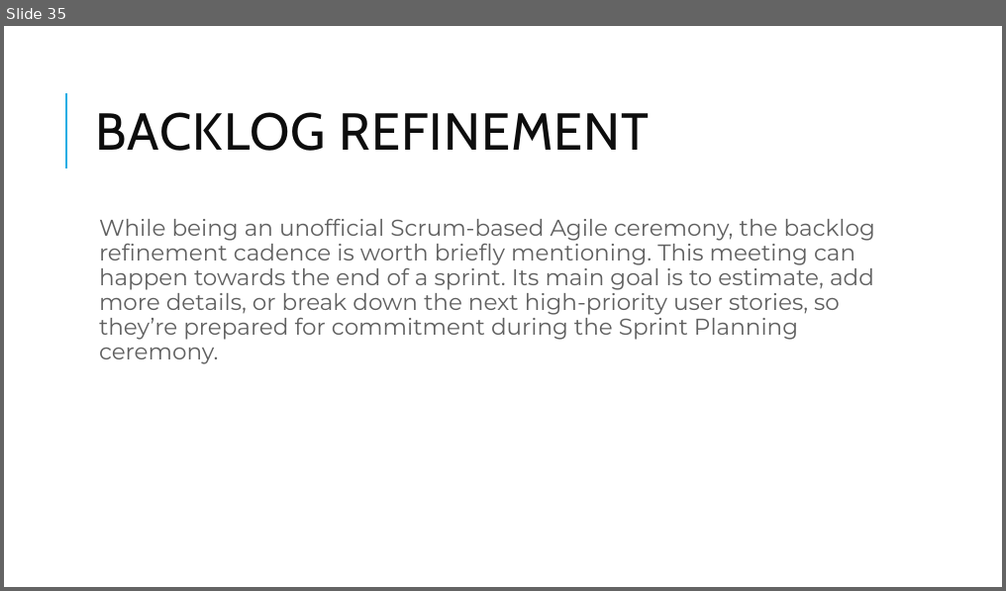
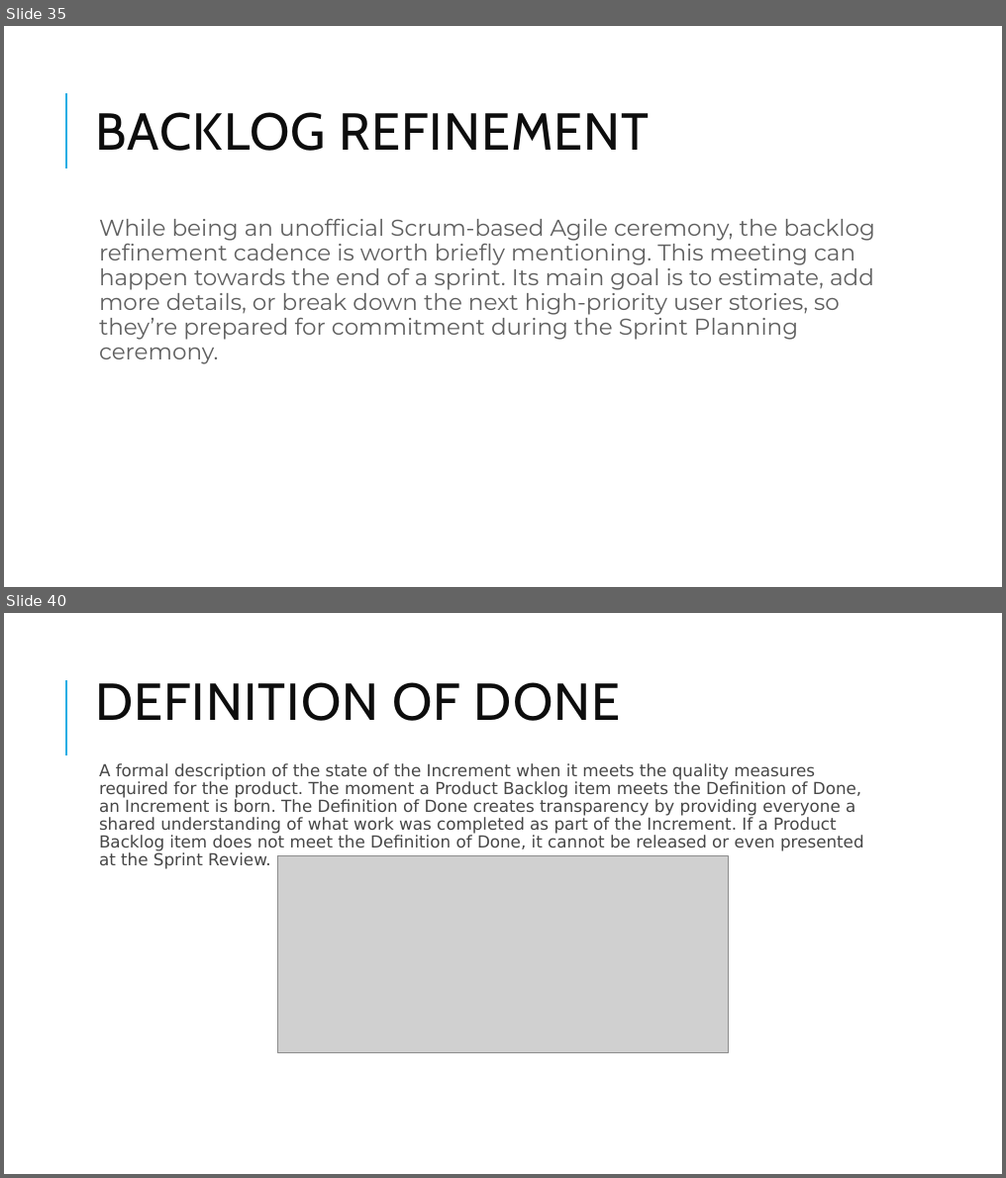
Before and after one commit to skandhwa/1stJulySimplelearn, a slide deck: Phase 1- Planning And Automation.pptx. Shown one above the other, each under a label of ours: slide 35 before the commit, slides 35 and 40 after it; the slides between them are not shown. The pictures are 1006x591 and 1006x1178 pixels, drawn with LibreOffice and Linux fonts; fonts in the diff are those of the drawing; grey boxes stand for pictures. Boxes give left, top, right and bottom in pixels: in the first picture for what was removed or moved away, otherwise in the second. Text is boxed around its words. In the diff, an @@ line names an element or a change of style, - is before the commit and + after.

```diff
--- a/Phase 1- Planning And Automation.pptx
+++ b/Phase 1- Planning And Automation.pptx
@@ slide 40 added at [4, 613, 1002, 1174], background #FFFFFF; not listed: 1 template element that a slide beside it also shows @@
@@ title added at [95, 682, 621, 721], 50 pt, text #0D0D0D @@
+DEFINITION OF DONE
@@ text added at [99, 763, 864, 869], 16 pt, text #474747 @@
+  A formal description of the state of the Increment when it meets the quality measures required for the product. The moment a Product Backlog item meets the Definition of Done, an Increment is born. The Definition of Done creates transparency by providing everyone a shared understanding of what work was completed as part of the Increment. If a Product Backlog item does not meet the Definition of Done, it cannot be released or even presented at the Sprint Review.
@@ picture added at [278, 857, 729, 1054] @@
```
Also in this commit, not shown: 1 slide changed, 8 other slides added.
